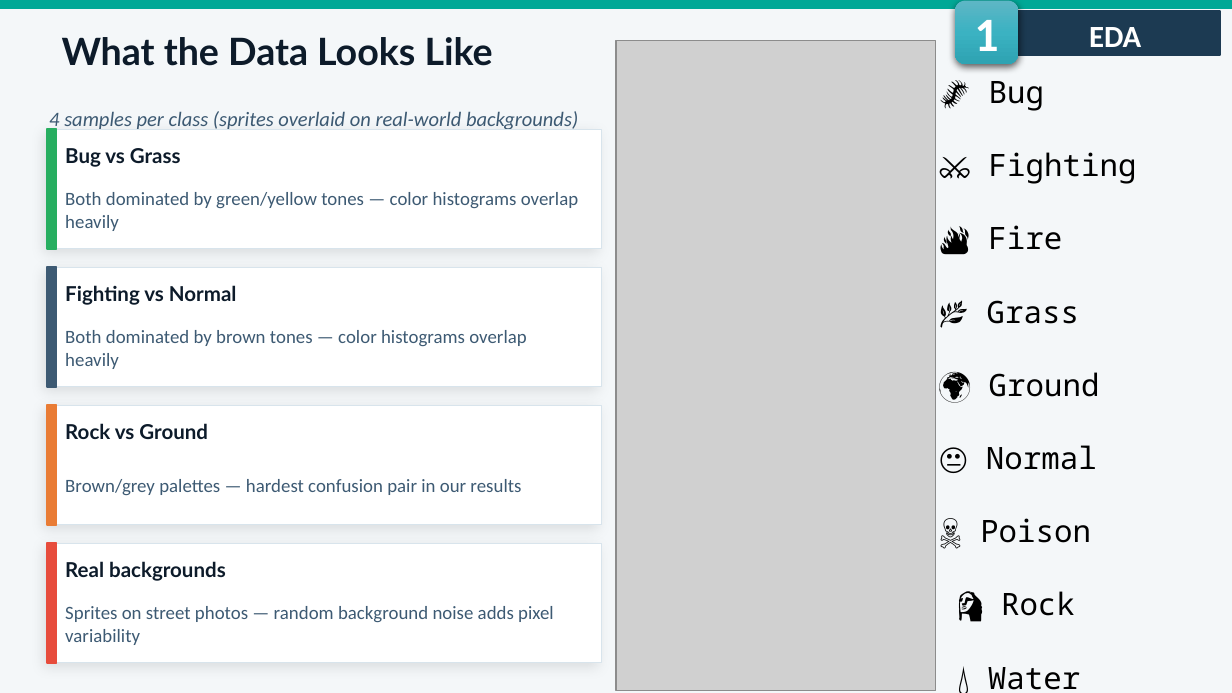
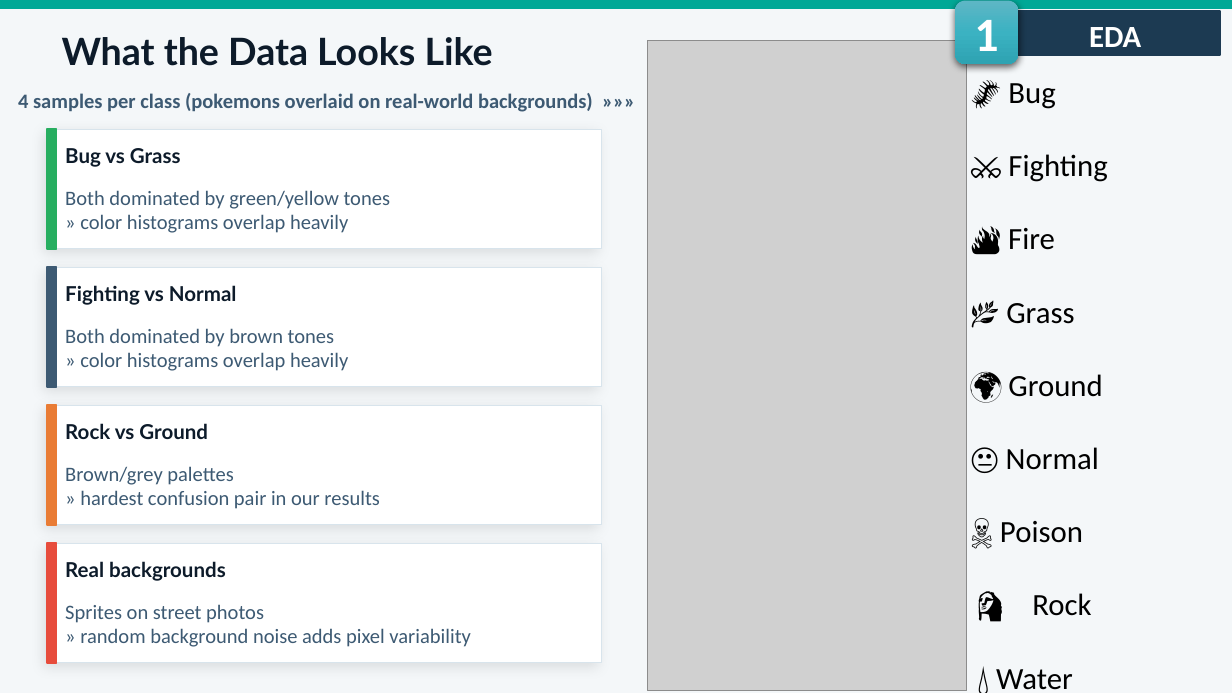
Before and after one commit to fmssilva/DL_Proj, a slide deck: slide 6 of assignment_1/task1/Task1_report.pptx. Drawn at 1232x693 pixels with LibreOffice and Linux fonts; fonts in the diff are those of the drawing; grey boxes stand for pictures. Boxes give left, top, right and bottom in pixels: in the first picture for what was removed or moved away, otherwise in the second. Text is boxed around its words. In the diff, an @@ line names an element or a change of style, - is before the commit and + after.

```diff
--- a/assignment_1/task1/Task1_report.pptx
+++ b/assignment_1/task1/Task1_report.pptx
@@ picture: place and size @@
-picture at (616,41,936,691)
+picture at (647,41,967,691)
@@ text "🐛 Bug": place and size @@
-text "🐛 Bug" at (980,81,1137,690)
+text "🐛 Bug" at (996,83,1107,690)
@@ text "🐛 Bug" at (996,83,1107,690): font Noto Sans Mono to Calibri @@
@@ text at (18,93,593,112): text changed; bold on; italic off @@
-4 samples per class (sprites overlaid on real-world backgrounds)
+4 samples per class (pokemons overlaid on real-world backgrounds) »»»
@@ text at (65,190,390,233): text changed; size 11 to 12 pt @@
-Both dominated by green/yellow tones — color histograms overlap heavily
+Both dominated by green/yellow tones
+» color histograms overlap heavily
@@ text at (65,328,348,371): text changed; size 11 to 12 pt @@
-Both dominated by brown tones — color histograms overlap heavily
+Both dominated by brown tones
+» color histograms overlap heavily
@@ text at (65,466,379,509): text changed; size 11 to 12 pt @@
-Brown/grey palettes — hardest confusion pair in our results
+Brown/grey palettes
+» hardest confusion pair in our results
@@ text at (65,604,470,647): text changed; size 11 to 12 pt @@
-Sprites on street photos — random background noise adds pixel variability
+Sprites on street photos
+» random background noise adds pixel variability
```
Also in this commit, not shown: 19 other slides changed, 1 slide added, 2 other files.
